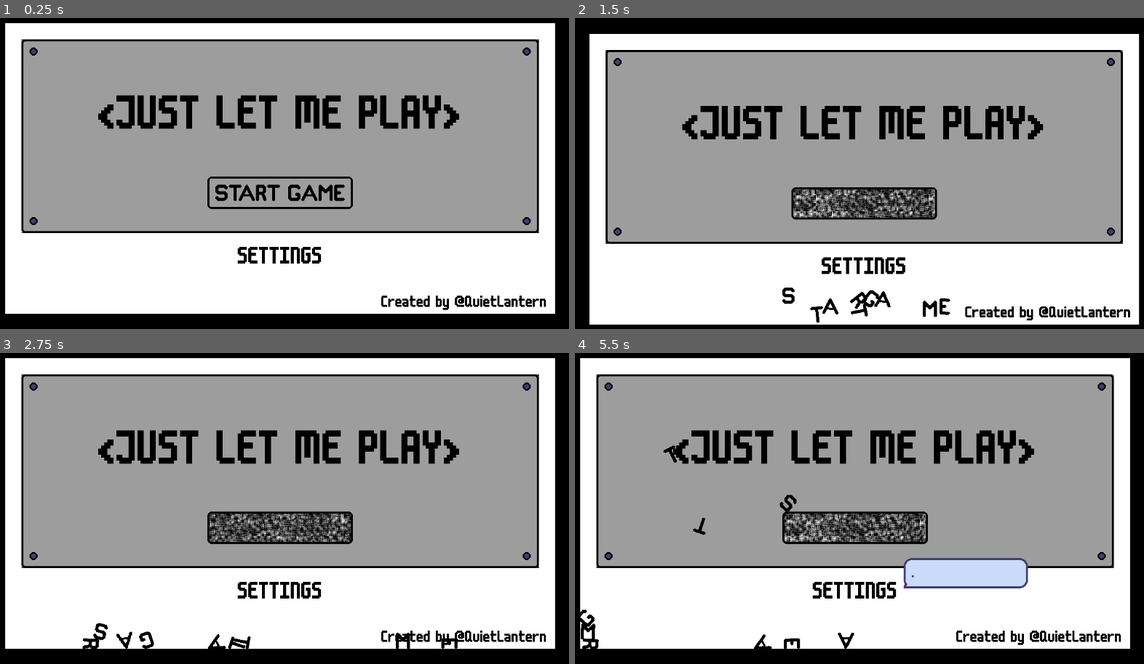
Above: before the commit, frames 1-4 (two rows, left to right).
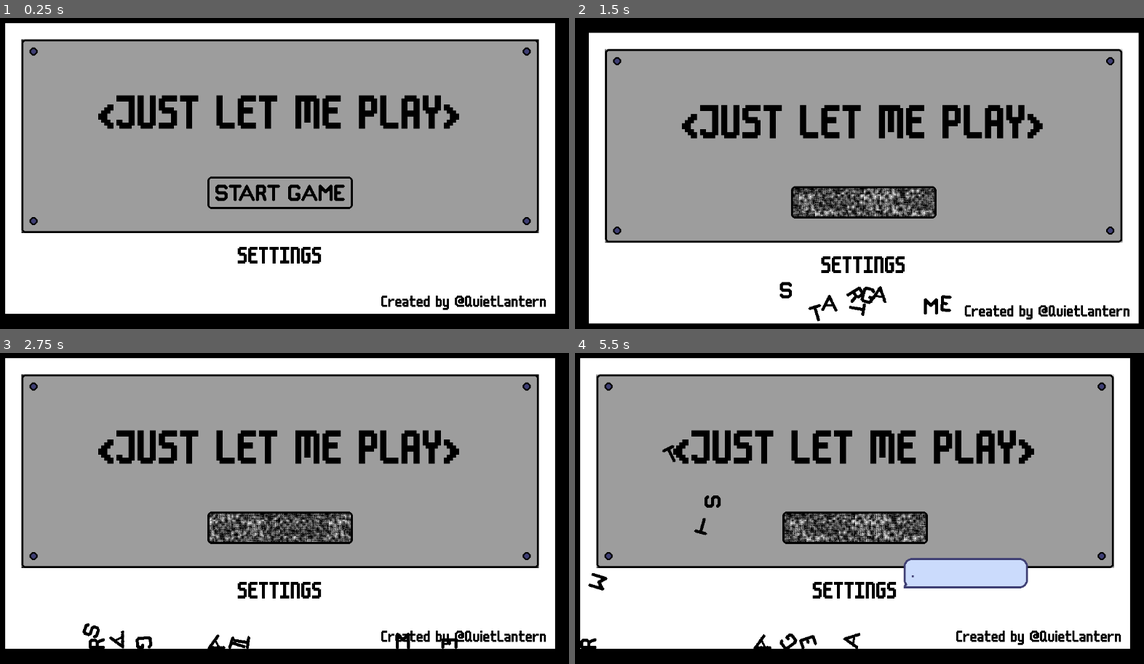
Above: after the commit, the same moments.

Repository: conor-wilson/secret-sapphire
Game: Godot game, scene res://scenes/main.tscn
Same seed, same stepped clock (60 frames per second), same inputs: the game is played once before the commit and once after it.
Inputs (mouse positions are in pixels of both pictures, inside the frame that each line leads up to):
- Up to frame 1 (0.25 s): no input
- Up to frame 2 (1.5 s): tap Enter at 0.5 s; move the mouse to (853, 192) at 0.52 s; click (853, 192) at 0.6 s; move the mouse to (740, 185) at 1.27 s; click (740, 185) at 1.35 s
- Up to frame 3 (2.75 s): move the mouse to (335, 433) at 2.02 s; click (335, 433) at 2.1 s
- Up to frame 4 (5.5 s): move the mouse to (825, 570) at 2.77 s; click (825, 570) at 2.85 s; move the mouse to (1030, 555) at 3.52 s; click (1030, 555) at 3.6 s; tap D (debugbutton) at 4.15 s; move the mouse to (683, 455) at 4.27 s; click (683, 455) at 4.35 s; move the mouse to (882, 505) at 5.02 s; click (882, 505) at 5.1 s

The runs differ from the first frame. In frame 1, less than 0.1% of the frame differs, in the area x 3-95%, y 6-70%; in frame 2, 8.2%, in the area x 2-100%, y 4-99%; in frame 3, 1.9%; in frame 4, 2.3%.

Commit message:
Added functionality to pop off screws

Diff:
--- a/let-me-play/scenes/breakable_element.gd
+++ b/let-me-play/scenes/breakable_element.gd
@@ -15,7 +15,7 @@
 
 func detatch():
 	gravity_scale = 1
-	apply_impulse(Vector2(0,-200), Vector2(randf_range(-25,25),0))
+	apply_impulse(Vector2(randf_range(-10,10),-200), Vector2(randf_range(-25,25),0))
 
 func _on_body_entered(body: Node) -> void:
 	smash.emit()
--- a/let-me-play/scenes/main_menu.gd
+++ b/let-me-play/scenes/main_menu.gd
@@ -10,8 +10,25 @@
 	start_button_exploded.emit()
 
 func _on_start_button_click() -> void:
-	$StartButton.detatch()
+	$InteractiveElements/StartButton.detatch()
 	shake_screen.emit(10, 5.0)
 
 func _on_settings_button_pressed() -> void:
 	settings_pressed.emit()
+
+func _on_screw_1_click() -> void:
+	_detatch_screw($InteractiveElements/Screw1)
+
+func _on_screw_2_click() -> void:
+	_detatch_screw($InteractiveElements/Screw2)
+
+func _on_screw_3_click() -> void:
+	_detatch_screw($InteractiveElements/Screw3)
+
+func _on_screw_4_click() -> void:
+	_detatch_screw($InteractiveElements/Screw4)
+
+func _detatch_screw(screw:Node):
+	if CursorManager.current_cursor_is(CursorManager.WRENCH):
+		# TODO: Add some security checks in here
+		screw.detatch()
--- a/let-me-play/scenes/main_menu.tscn
+++ b/let-me-play/scenes/main_menu.tscn
@@ -19,6 +19,9 @@
 
 [sub_resource type="RectangleShape2D" id="RectangleShape2D_nwsea"]
 size = Vector2(60, 284)
+
+[sub_resource type="CircleShape2D" id="CircleShape2D_jk44i"]
+radius = 8.0
 
 [node name="MainMenu" type="Node2D"]
 script = ExtResource("1_hib26")
@@ -67,18 +70,6 @@
 theme_override_styles/focus = SubResource("StyleBoxEmpty_ppfed")
 text = "SETTINGS"
 flat = true
-
-[node name="StartButton" parent="." instance=ExtResource("1_7wdxp")]
-position = Vector2(576, 368)
-metadata/_edit_group_ = true
-
-[node name="Sprite2D" type="Sprite2D" parent="StartButton"]
-texture = ExtResource("7_cyu86")
-
-[node name="CollisionShape2D" type="CollisionShape2D" parent="StartButton"]
-position = Vector2(-7.62939e-06, 1.43051e-05)
-rotation = 1.57079
-shape = SubResource("RectangleShape2D_nwsea")
 
 [node name="Letters" type="Node2D" parent="."]
 
@@ -143,22 +134,64 @@
 horizontal_alignment = 2
 vertical_alignment = 2
 
-[node name="Screw" type="Sprite2D" parent="."]
+[node name="InteractiveElements" type="Node2D" parent="."]
+
+[node name="StartButton" parent="InteractiveElements" instance=ExtResource("1_7wdxp")]
+position = Vector2(576, 368)
+metadata/_edit_group_ = true
+
+[node name="Sprite2D" type="Sprite2D" parent="InteractiveElements/StartButton"]
+texture = ExtResource("7_cyu86")
+
+[node name="CollisionShape2D" type="CollisionShape2D" parent="InteractiveElements/StartButton"]
+position = Vector2(-7.62939e-06, 1.43051e-05)
+rotation = 1.57079
+shape = SubResource("RectangleShape2D_nwsea")
+
+[node name="Screw1" parent="InteractiveElements" instance=ExtResource("1_7wdxp")]
 position = Vector2(88, 88)
+metadata/_edit_group_ = true
+
+[node name="Sprite2D" type="Sprite2D" parent="InteractiveElements/Screw1"]
 texture = ExtResource("8_yx54q")
 
-[node name="Screw2" type="Sprite2D" parent="."]
-position = Vector2(88, 424)
+[node name="CollisionShape2D" type="CollisionShape2D" parent="InteractiveElements/Screw1"]
+shape = SubResource("CircleShape2D_jk44i")
+
+[node name="Screw2" parent="InteractiveElements" instance=ExtResource("1_7wdxp")]
+position = Vector2(1064, 88)
+metadata/_edit_group_ = true
+
+[node name="Sprite2D" type="Sprite2D" parent="InteractiveElements/Screw2"]
 texture = ExtResource("8_yx54q")
 
-[node name="Screw3" type="Sprite2D" parent="."]
-position = Vector2(1064, 424)
+[node name="CollisionShape2D" type="CollisionShape2D" parent="InteractiveElements/Screw2"]
+shape = SubResource("CircleShape2D_jk44i")
+
+[node name="Screw3" parent="InteractiveElements" instance=ExtResource("1_7wdxp")]
+position = Vector2(88, 424)
+metadata/_edit_group_ = true
+
+[node name="Sprite2D" type="Sprite2D" parent="InteractiveElements/Screw3"]
 texture = ExtResource("8_yx54q")
 
-[node name="Screw4" type="Sprite2D" parent="."]
-position = Vector2(1064, 88)
+[node name="CollisionShape2D" type="CollisionShape2D" parent="InteractiveElements/Screw3"]
+shape = SubResource("CircleShape2D_jk44i")
+
+[node name="Screw4" parent="InteractiveElements" instance=ExtResource("1_7wdxp")]
+position = Vector2(1064, 424)
+metadata/_edit_group_ = true
+
+[node name="Sprite2D" type="Sprite2D" parent="InteractiveElements/Screw4"]
 texture = ExtResource("8_yx54q")
 
+[node name="CollisionShape2D" type="CollisionShape2D" parent="InteractiveElements/Screw4"]
+shape = SubResource("CircleShape2D_jk44i")
+
 [connection signal="pressed" from="MarginContainer/VBoxContainer/MarginContainer/CenterContainer/SettingsButton" to="." method="_on_settings_button_pressed"]
-[connection signal="click" from="StartButton" to="." method="_on_start_button_click"]
-[connection signal="smash" from="StartButton" to="." method="_on_start_button_smash"]
+[connection signal="click" from="InteractiveElements/StartButton" to="." method="_on_start_button_click"]
+[connection signal="smash" from="InteractiveElements/StartButton" to="." method="_on_start_button_smash"]
+[connection signal="click" from="InteractiveElements/Screw1" to="." method="_on_screw_1_click"]
+[connection signal="click" from="InteractiveElements/Screw2" to="." method="_on_screw_2_click"]
+[connection signal="click" from="InteractiveElements/Screw3" to="." method="_on_screw_3_click"]
+[connection signal="click" from="InteractiveElements/Screw4" to="." method="_on_screw_4_click"]
--- a/let-me-play/singletons/cursor_manager.gd
+++ b/let-me-play/singletons/cursor_manager.gd
@@ -3,5 +3,11 @@
 @onready var CURSOR:Resource = preload("res://assets/art/Cursor.png")
 @onready var WRENCH:Resource = preload("res://assets/art/Wrench.png")
 
+var current_cursor:Resource
+
 func set_mouse_cursor(source:Resource):
 	Input.set_custom_mouse_cursor(source)
+	current_cursor = source
+
+func current_cursor_is(source:Resource) -> bool:
+	return current_cursor == source
Not shown: 1 places in let-me-play/scenes/main_menu.tscn that only renumber resources
Not shown, changed: aseprite/SettingsIcon.aseprite
